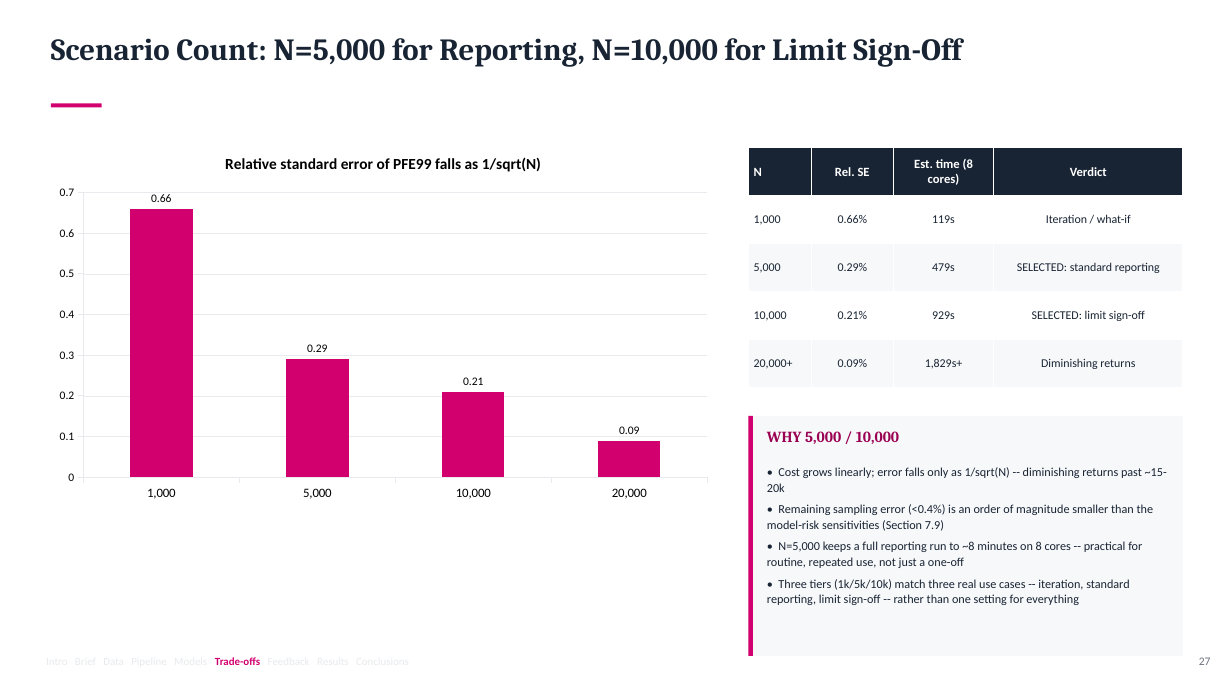
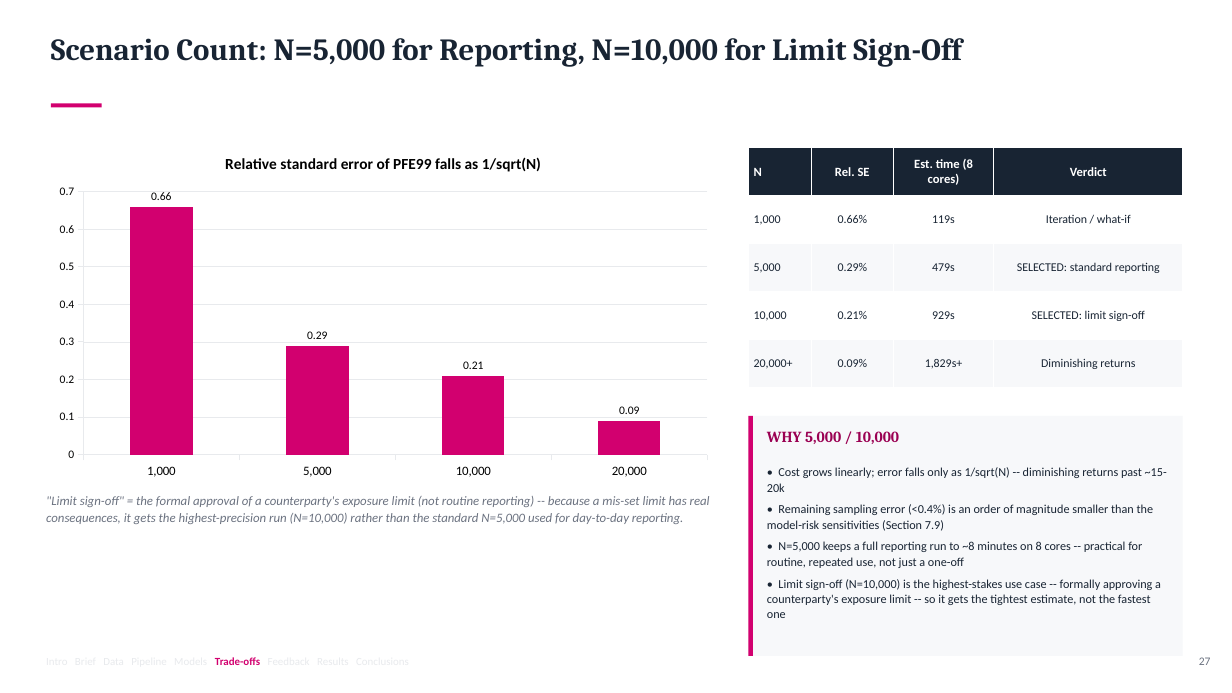
Before and after one commit to eshapandya24/capitolis-risk-engine, a slide deck: slide 27 of docs/Capitolis_CCR_Client_Final_Presentation.pptx. Drawn at 1232x693 pixels with LibreOffice and Linux fonts; fonts in the diff are those of the drawing. Boxes give left, top, right and bottom in pixels: in the first picture for what was removed or moved away, otherwise in the second. Text is boxed around its words. In the diff, an @@ line names an element or a change of style, - is before the commit and + after.

```diff
--- a/docs/Capitolis_CCR_Client_Final_Presentation.pptx
+++ b/docs/Capitolis_CCR_Client_Final_Presentation.pptx
@@ column chart: place and size @@
-column chart at [46, 139, 721, 508]
+column chart at [46, 139, 721, 485]
@@ text added at [46, 496, 710, 524], 10 pt, text #6B7280, italic @@
+"Limit sign-off" = the formal approval of a counterparty's exposure limit (not routine reporting) -- because a mis-set limit has real consequences, it gets the highest-precision run (N=10,000) rather than the standard N=5,000 used for day-to-day reporting.
@@ text at [767, 579, 1161, 618]: text changed @@
-• Three tiers (1k/5k/10k) match three real use cases -- iteration, standard reporting, limit sign-off -- rather than one setting for everything
+• Limit sign-off (N=10,000) is the highest-stakes use case -- formally approving a counterparty's exposure limit -- so it gets the tightest estimate, not the fastest one
```
Also in this commit, not shown: 1 other slide changed, 1 other file.
